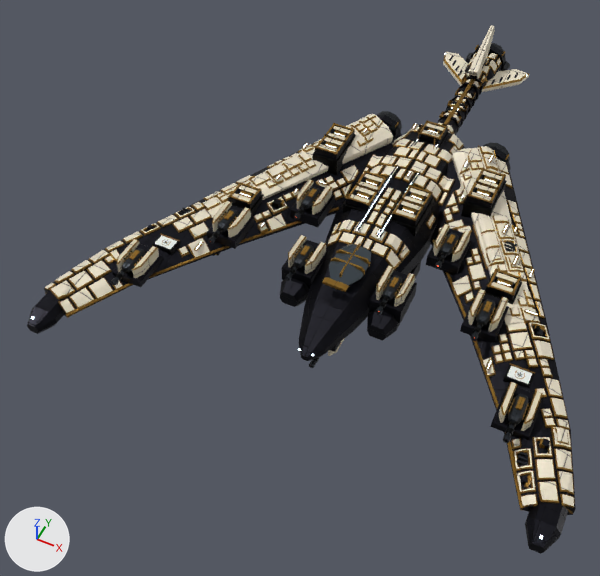
The glTF model public/models/europa-schiff7.glb: old version first, new version second.
Camera for both pictures: a camera (50 mm lens) standing at (30.0, -95.0, 90.8) and looking at (-9.6, -15.8, -8.3). Lighting does not change. The marker at lower left points along +X, +Y and +Z. The picture after the commit comes second. Where no turn or scale is listed for an object, it has been applied to the vertices. Vertices at exactly the same position are counted once.

In view in the first picture: 'Hull_LOD0', 'Laser_01', 'Laser_02', 'Laser_05', 'Laser_08' and 18 more.
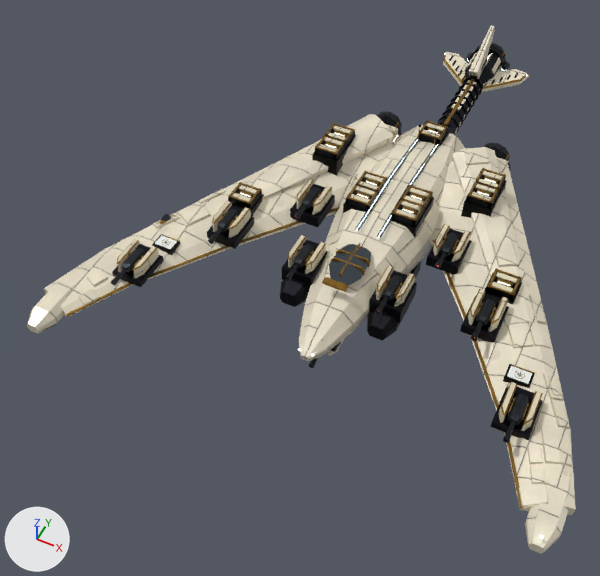
What the commit changed:
me_hull_lod0 is used by ob_hull_lod0; location (0.0, 0.9, 1.3).
me_hull_lod0 had 27295 vertices, 46127 faces and spanned x -38.3..38.3, y -47.5..47.5, z -7.8..7.8.
me_hull_lod0 now has 4516 vertices, 7516 faces and spans x -38.3..38.3, y -47.5..47.5, z -7.8..7.8.
me_hull_lod0 part 1: a new loose piece, a box spanning x 2.25..5.15, y -8.94..-8.11, z 5.12..5.3, in mat_m_hull.
me_hull_lod0 part 2: a new loose piece, a box spanning x 2.25..5.15, y -3.59..-2.76, z 5.12..5.3, in mat_m_hull.
me_hull_lod0 part 3: a new loose piece, a box spanning x -5.15..-2.25, y -8.94..-8.11, z 5.12..5.3, in mat_m_hull.
me_hull_lod0 part 4: a new loose piece, a box spanning x -5.15..-2.25, y -3.59..-2.76, z 5.12..5.3, in mat_m_hull.
me_hull_lod0 part 5: a new loose piece, a box spanning x -30.0..-29.16, y -23.08..-21.84, z 1.32..2.24, in mat_m_metal.
me_hull_lod0 part 6: the loose piece of 8 vertices spanning x -31.1..-30.6, y -25.2..-24.6, z 1.2..1.9 is moved by (1.3, 1.7, 0.2).
me_hull_lod0 part 7: 665 loose pieces with 20219 vertices, spanning x -38.2..38.2, y -43.6..45.5, z -6.3..6.2, are deleted.
me_hull_lod0 part 8: 60 vertices moved within x -31.7..32.7, y -34.3..15.0, z -3.6..7.7; 3817 vertices removed from x -35.6..36.7, y -47.5..47.5, z -7.8..7.7; 1301 vertices added at x -37.1..36.7, y -42.5..47.5, z -6.2..6.2.
me_hull_lod0 part 9: 3497 kept faces spanning x -38.3..38.3, y -47.5..45.9, z -7.8..7.8 get new texture (UV) coordinates.
me_hull_lod0 part 10: 407 kept faces spanning x -38.3..38.3, y -47.5..44.1, z -5.9..4.5 get new vertex colours.
me_hull_lod0 part 11: 261 faces spanning x -38.3..38.3, y -47.5..44.1, z -3.7..4.5 switch from mat_m_metal to mat_m_hull.
Other edits to the shape of me_hull_lod0 do not show in these pictures.
Object 'Laser_01' (ob_laser_01) moves from (6.9, -21.61, 4.151) to (6.9, -21.61, 4.054).
Object 'Laser_02' (ob_laser_02) moves from (-6.9, -21.61, 4.151) to (-6.9, -21.61, 4.054).
Object 'Laser_05' (ob_laser_05) moves from (20.0, -20.61, 4.758) to (20.0, -20.61, 4.661).
Object 'Laser_08' (ob_laser_08) moves from (-28.4, -33.2, 4.06) to (-28.4, -33.2, 3.962).

Changed parts and their boxes [x1, y1, x2, y2] in the pictures (600 x 576 px; the box of a moved part takes in the faces that stretch with it):
'Laser_05', moved: before [471, 299, 497, 341]; after [471, 299, 496, 341]
'Laser_01', moved: before [375, 275, 403, 315]; after [376, 275, 402, 315]
'Laser_08', moved: [111, 248, 145, 285] in both
'Laser_02', moved: [285, 244, 314, 281] in both
part 1 of me_hull_lod0, added: after [396, 209, 416, 218]
part 2 of me_hull_lod0, added: after [409, 188, 429, 197]
part 3 of me_hull_lod0, added: after [351, 194, 369, 203]
part 4 of me_hull_lod0, added: after [364, 173, 383, 183]
part 5 of me_hull_lod0, added: after [161, 214, 171, 222]
part 6 of me_hull_lod0, moved or reshaped: before [147, 225, 153, 230]; after [160, 220, 165, 224]
part 7 of me_hull_lod0, deleted: before [45, 45, 575, 514]
part 8 of me_hull_lod0, reshaped: before [27, 25, 575, 554]; after [79, 43, 572, 510]
part 9 of me_hull_lod0, surface changed: [28, 44, 576, 552] in both
part 10 of me_hull_lod0, recoloured: [28, 54, 576, 552] in both
part 11 of me_hull_lod0, recoloured: [28, 66, 576, 552] in both
